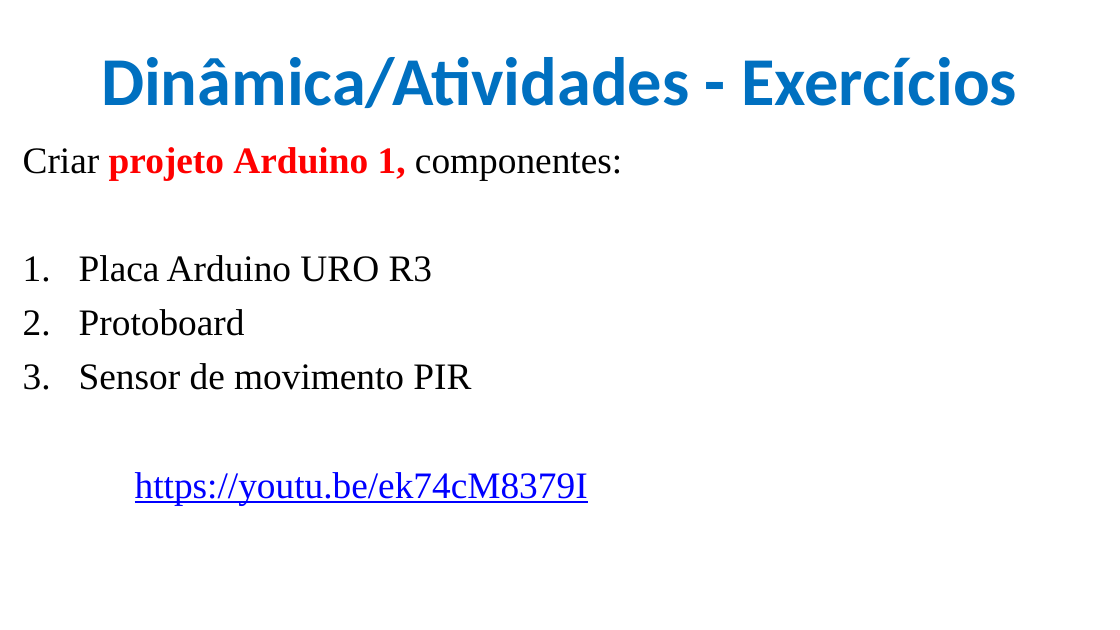
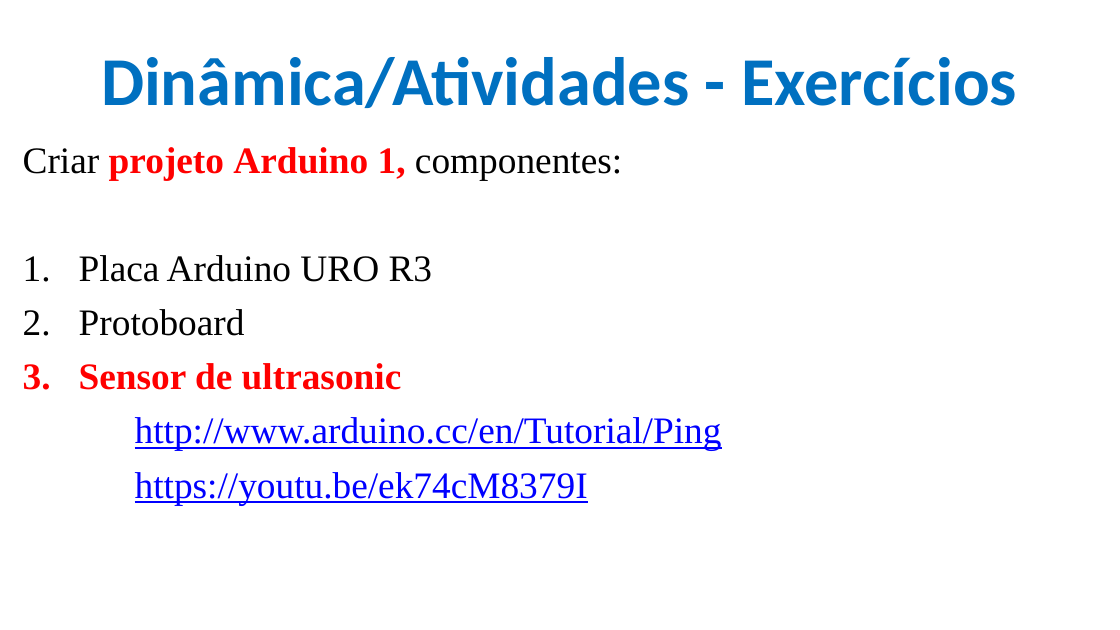
Before and after one commit to CloudEducationBrazil/WydenArea1ProgramacaoMicrocontroladores, a slide deck: slide 40 of 01 Classes/Aula 07 - Programação Microcontroladores - Periféricos Externos- Protocolos Sensores e Atuadores.pptx. Drawn at 1120x630 pixels with LibreOffice and Linux fonts; fonts in the diff are those of the drawing; background and template pictures are left out. Boxes give left, top, right and bottom in pixels: in the first picture for what was removed or moved away, otherwise in the second. Text is boxed around its words. In the diff, an @@ line names an element or a change of style, - is before the commit and + after.

```diff
--- a/01 Classes/Aula 07 - Programação Microcontroladores - Periféricos Externos- Protocolos Sensores e Atuadores.pptx
+++ b/01 Classes/Aula 07 - Programação Microcontroladores - Periféricos Externos- Protocolos Sensores e Atuadores.pptx
@@ text at <box>79,363,722,451</box>: text changed; text colour #000000 to #0000FF @@
-3. Sensor de movimento PIR
+3. Sensor de ultrasonic
+http://www.arduino.cc/en/Tutorial/Ping
```
Also in this commit, not shown: 2 other slides changed, 2 slides added.
